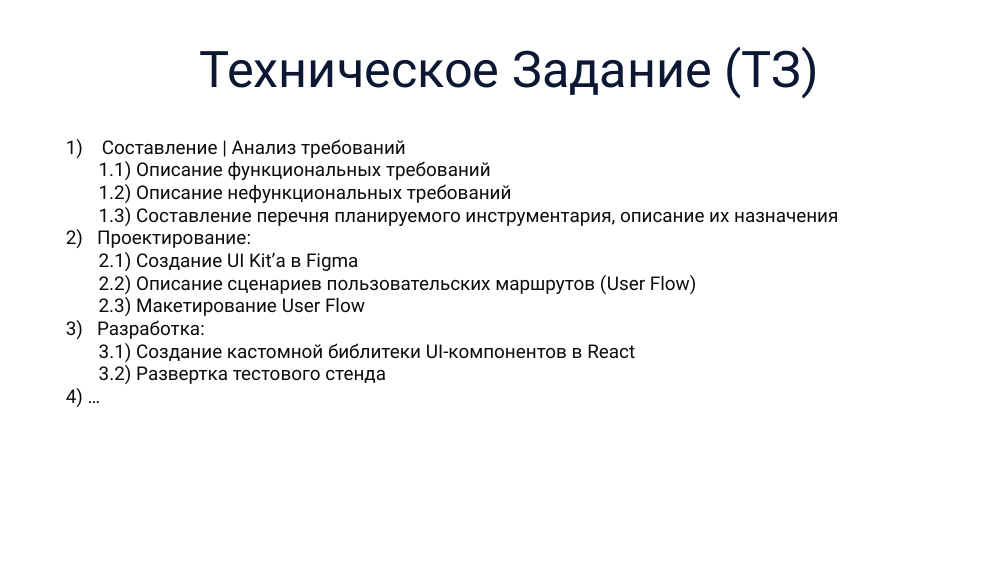
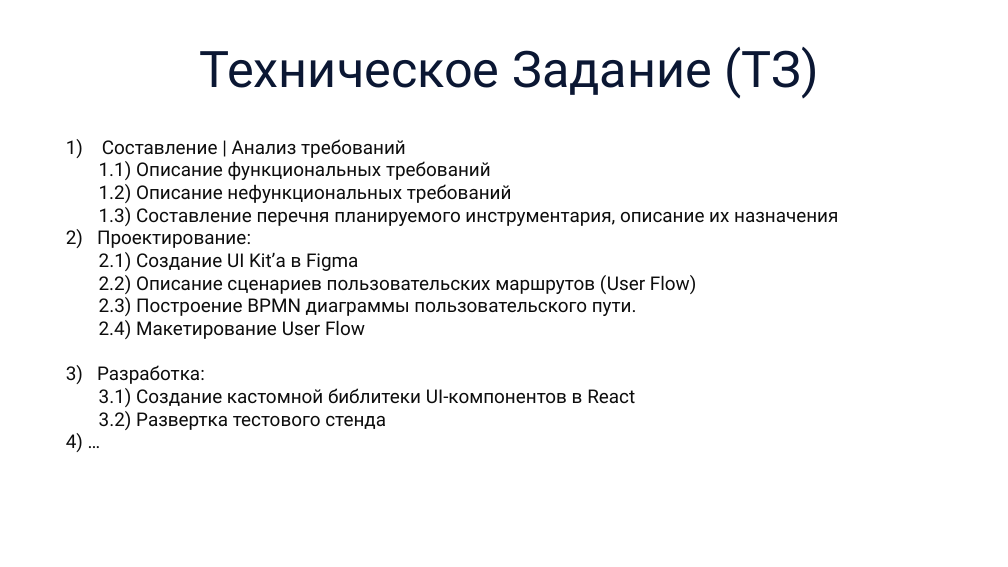
Before and after one commit to schierketsu/surf, a slide deck: slide 17 of презентация.pptx (slide 16 before the commit). Drawn at 1008x567 pixels with LibreOffice and Linux fonts; fonts in the diff are those of the drawing. Boxes give left, top, right and bottom in pixels: in the first picture for what was removed or moved away, otherwise in the second. Text is boxed around its words. In the diff, an @@ line names an element or a change of style, - is before the commit and + after.

```diff
--- a/презентация.pptx
+++ b/презентация.pptx
@@ text at (99,252,697,339): text changed @@
-2.1) Создание UI Kit’а в Figma
-2.2) Описание сценариев пользовательских маршрутов (User Flow)
-2.3) Макетирование User Flow
+2.1) Создание UI Kit’а в Figma
+2.2) Описание сценариев пользовательских маршрутов (User Flow)
+2.3) Построение BPMN диаграммы пользовательского пути.
+2.4) Макетирование User Flow
```
Also in this commit, not shown: 1 other slide changed, 1 slide added, 1 slide removed, 5 other files.
